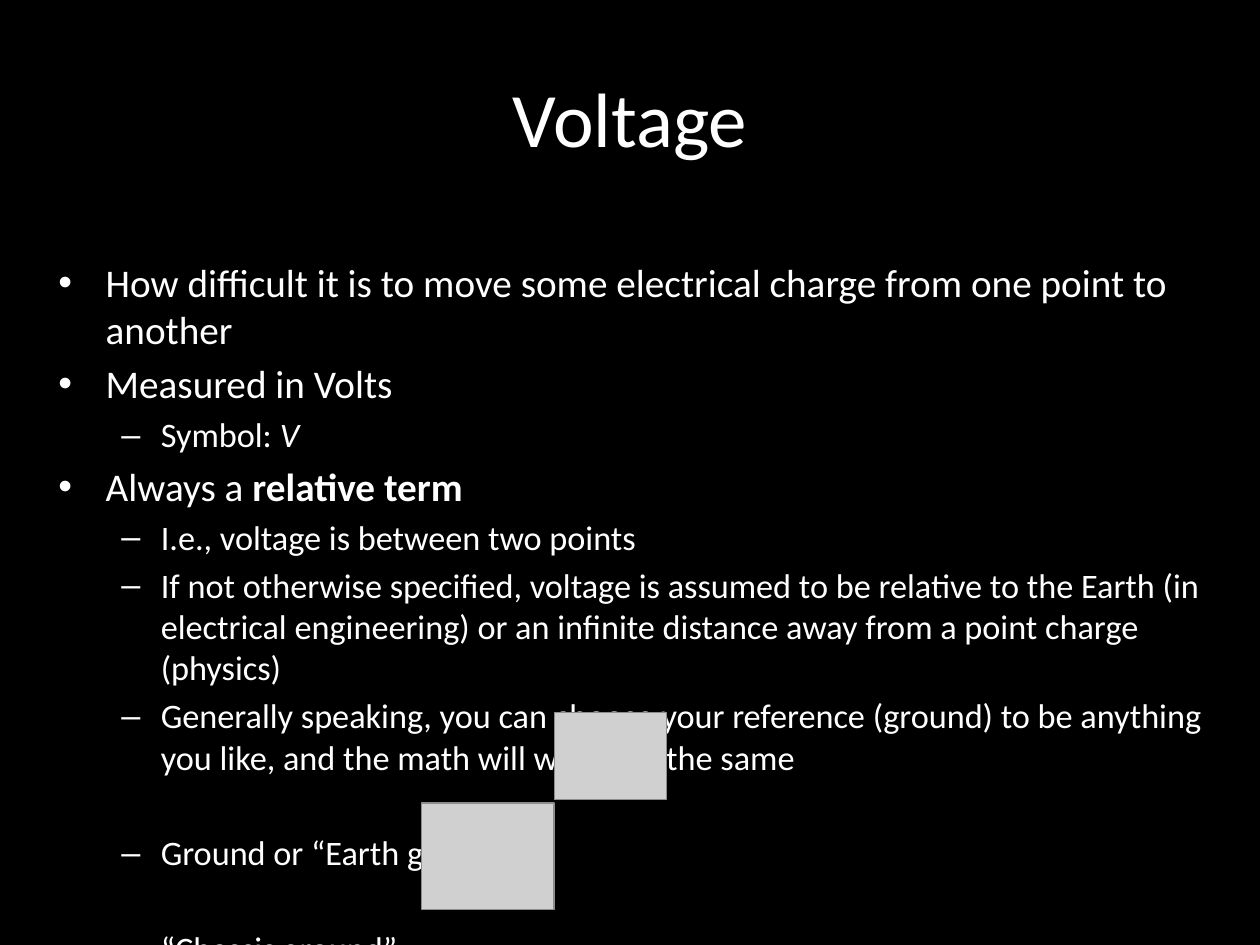
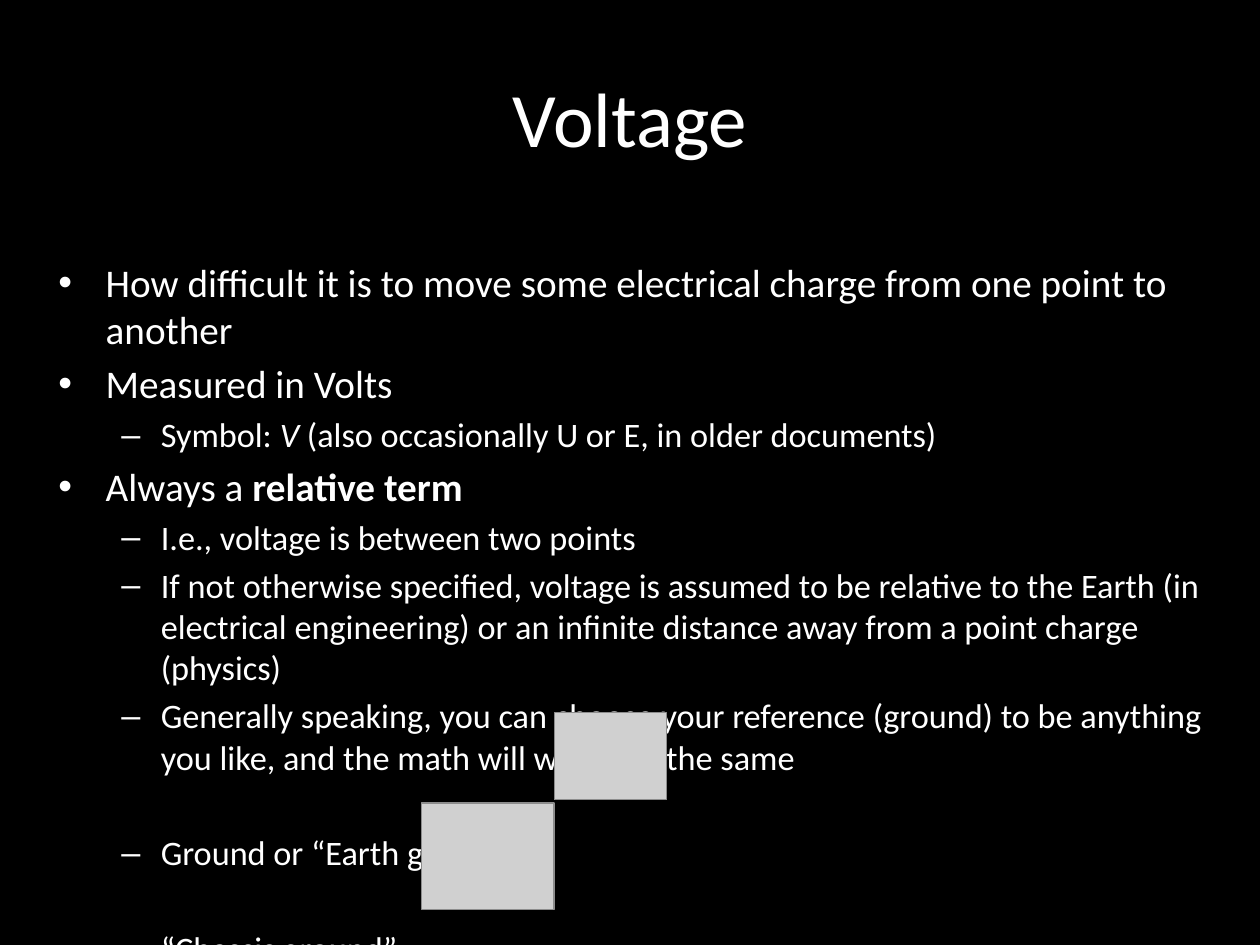
Before and after one commit to carlosgj/FRC-Training, a slide deck: slide 10 of Electronics 101.pptx. Drawn at 1260x945 pixels with LibreOffice and Linux fonts; fonts in the diff are those of the drawing; grey boxes stand for pictures; background and template pictures are left out. Boxes give left, top, right and bottom in pixels: in the first picture for what was removed or moved away, otherwise in the second. Text is boxed around its words. In the diff, an @@ line names an element or a change of style, - is before the commit and + after.

```diff
--- a/Electronics 101.pptx
+++ b/Electronics 101.pptx
@@ text at box(161, 422, 937, 453): text changed @@
-  – Symbol: V
+  – Symbol: V (also occasionally U or E, in older documents)
```
Also in this commit, not shown: 6 other slides changed, 8 slides added.
